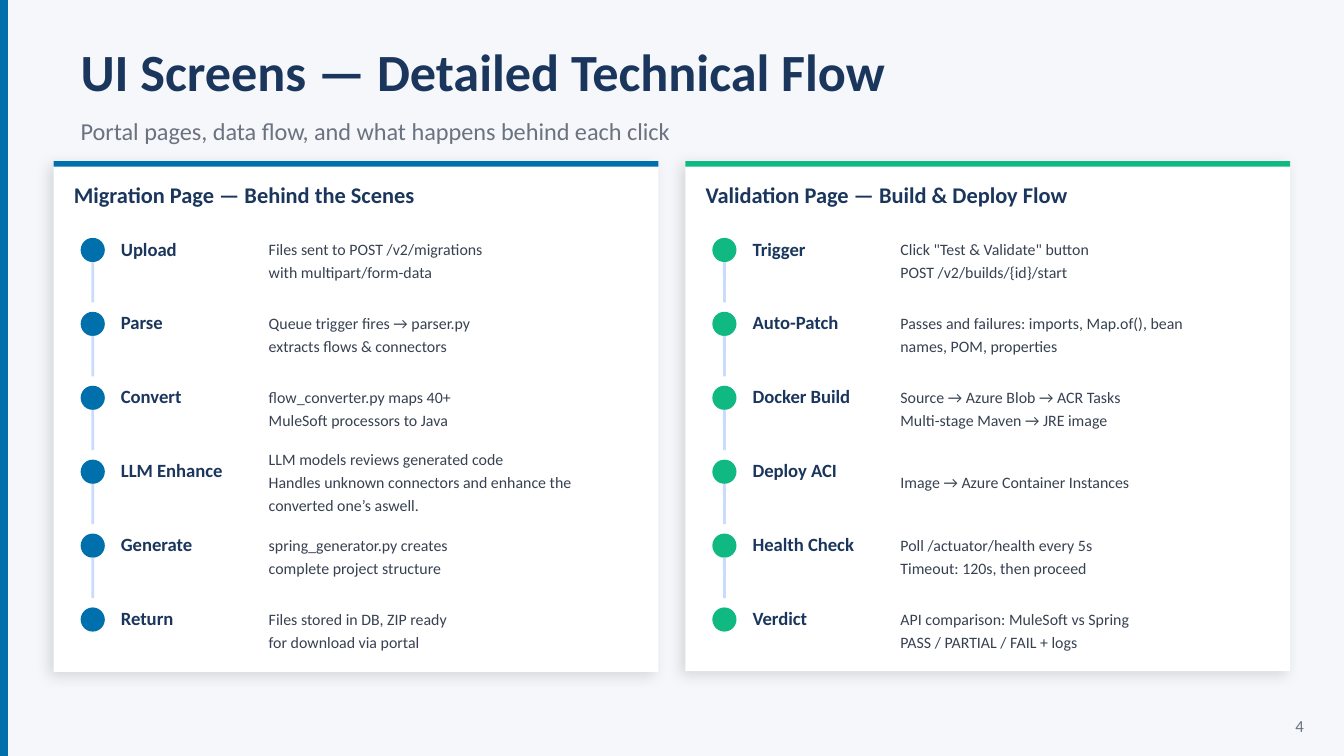
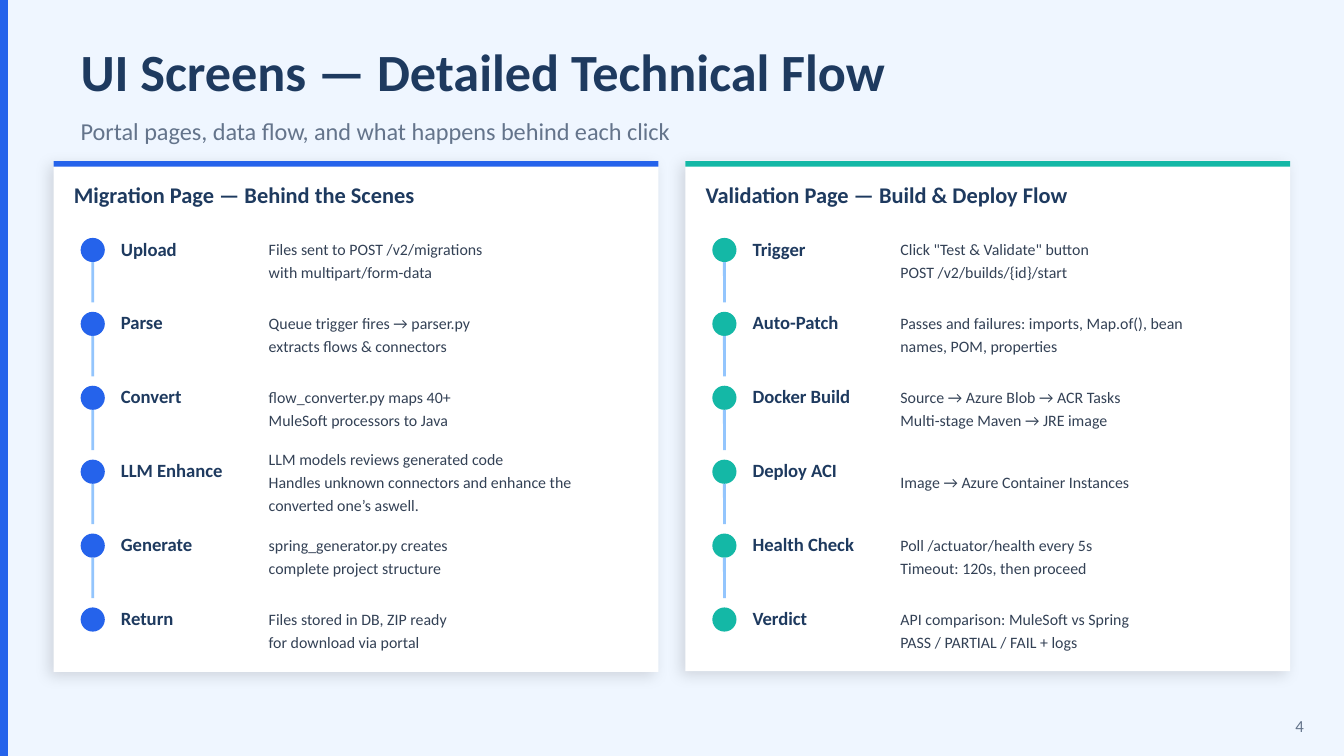
Before and after one commit to harinadh70/mule-migrator, a slide deck: slide 4 of MuleSoft-to-SpringBoot-Migrator-Technical-Presentation.pptx. Drawn at 1344x756 pixels with LibreOffice and Linux fonts; fonts in the diff are those of the drawing. Boxes give left, top, right and bottom in pixels: in the first picture for what was removed or moved away, otherwise in the second. Text is boxed around its words. In the diff, an @@ line names an element or a change of style, - is before the commit and + after.

```diff
--- a/MuleSoft-to-SpringBoot-Migrator-Technical-Presentation.pptx
+++ b/MuleSoft-to-SpringBoot-Migrator-Technical-Presentation.pptx
@@ background #F5F7FA to #EFF6FF @@
@@ fill #0070AD to #2563EB in 8 elements at (0, 0, 8, 755), (81, 238, 105, 262), (81, 312, 105, 336), (81, 386, 105, 410), (81, 460, 105, 484), (81, 534, 105, 558), (81, 607, 105, 632), (54, 161, 659, 167) @@
@@ line (93, 262) - (93, 302): stroke #CADCFC 1.5 pt to #93C5FD 1.5 pt @@
@@ line (724, 262) - (724, 302): stroke #CADCFC 1.5 pt to #93C5FD 1.5 pt @@
@@ line (93, 336) - (93, 376): stroke #CADCFC 1.5 pt to #93C5FD 1.5 pt @@
@@ line (724, 336) - (724, 376): stroke #CADCFC 1.5 pt to #93C5FD 1.5 pt @@
@@ line (93, 410) - (93, 450): stroke #CADCFC 1.5 pt to #93C5FD 1.5 pt @@
@@ line (724, 410) - (724, 450): stroke #CADCFC 1.5 pt to #93C5FD 1.5 pt @@
@@ line (93, 484) - (93, 524): stroke #CADCFC 1.5 pt to #93C5FD 1.5 pt @@
@@ line (724, 484) - (724, 524): stroke #CADCFC 1.5 pt to #93C5FD 1.5 pt @@
@@ line (93, 558) - (93, 598): stroke #CADCFC 1.5 pt to #93C5FD 1.5 pt @@
@@ line (724, 558) - (724, 598): stroke #CADCFC 1.5 pt to #93C5FD 1.5 pt @@
@@ fill #10B981 to #14B8A6 in 7 elements at (685, 161, 1290, 167), (712, 238, 737, 262), (712, 312, 737, 336), (712, 386, 737, 410), (712, 460, 737, 484), (712, 534, 737, 558), (712, 607, 737, 632) @@
```
Also in this commit, not shown: 3 other slides changed.
